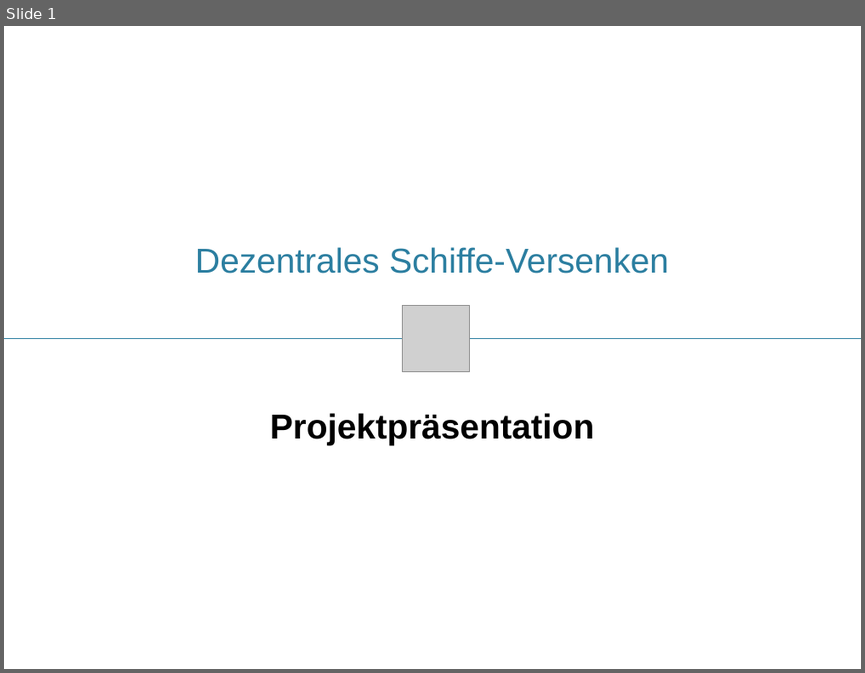
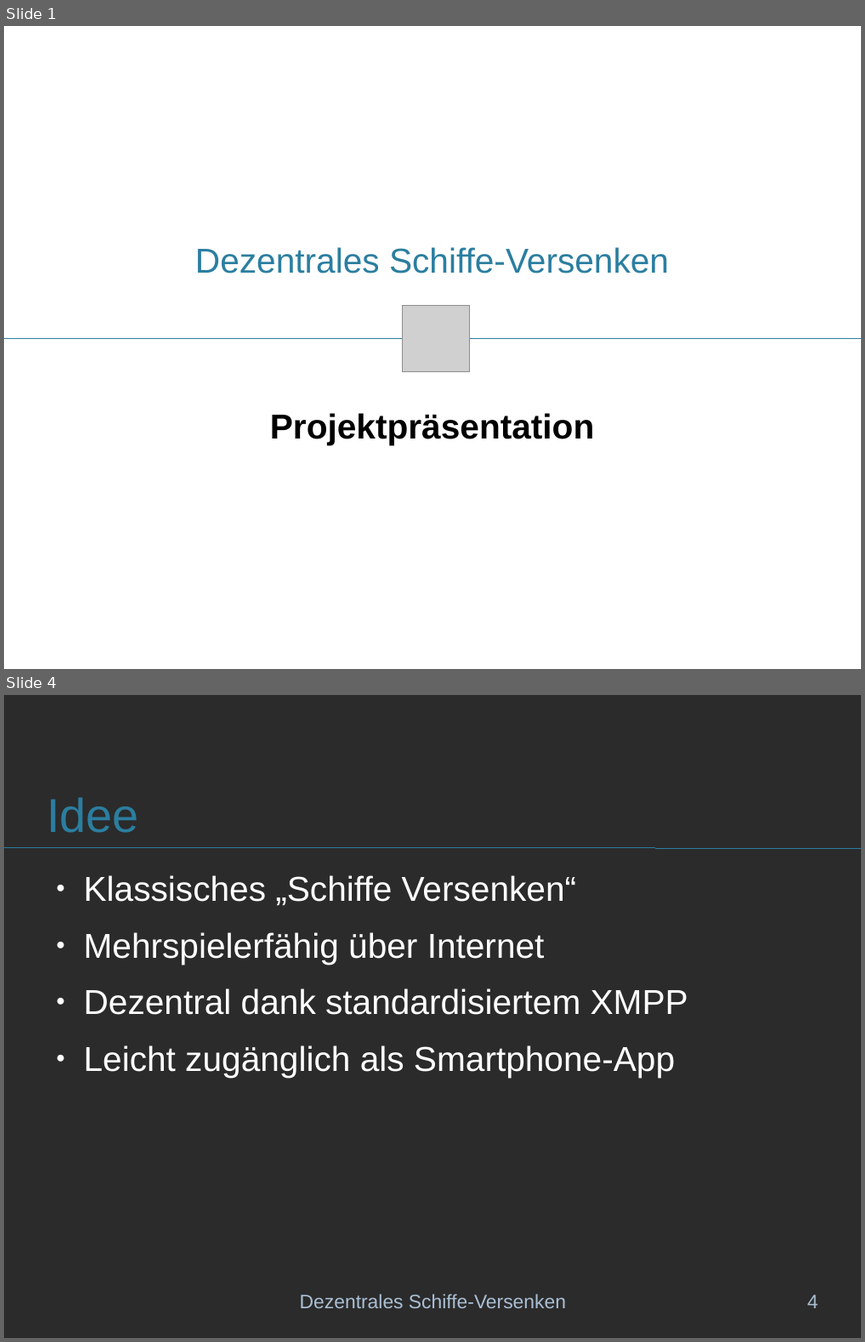
Before and after one commit to schiffchen/documentation, a slide deck: Präsentation/Projektpräsentation.odp. Shown one above the other, each under a label of ours: slide 1 before the commit, slides 1 and 4 after it; the slides between them are not shown. The pictures are 865x673 and 865x1342 pixels, drawn with LibreOffice and Linux fonts; fonts in the diff are those of the drawing; grey boxes stand for pictures; background and template pictures are left out; a plain dark background stands for a picture behind light text. Boxes give left, top, right and bottom in pixels: in the first picture for what was removed or moved away, otherwise in the second. Text is boxed around its words. In the diff, an @@ line names an element or a change of style, - is before the commit and + after.

```diff
--- a/Präsentation/Projektpräsentation.odp
+++ b/Präsentation/Projektpräsentation.odp
@@ slide 4 added at (4, 695, 861, 1338), background picture (left out) @@
@@ title added at (46, 797, 139, 833), 44 pt, text #2B7EA0 @@
+Idee
@@ line added from (4, 848) to (861, 848), #2B7EA0 0 pt @@
@@ text added at (84, 875, 688, 1077), 32 pt, text #FFFFFF @@
+● Klassisches „Schiffe Versenken“
+● Mehrspielerfähig über Internet
+● Dezentral dank standardisiertem XMPP
+● Leicht zugänglich als Smartphone-App
@@ text added at (300, 1293, 566, 1308), 18 pt, text #AABFD4 @@
+Dezentrales Schiffe-Versenken
@@ page number added at (807, 1294, 818, 1308), 18 pt, text #AABFD4 @@
+4
```
Also in this commit, not shown: 1 slide changed, 1 other slide added, 1 slide removed.
